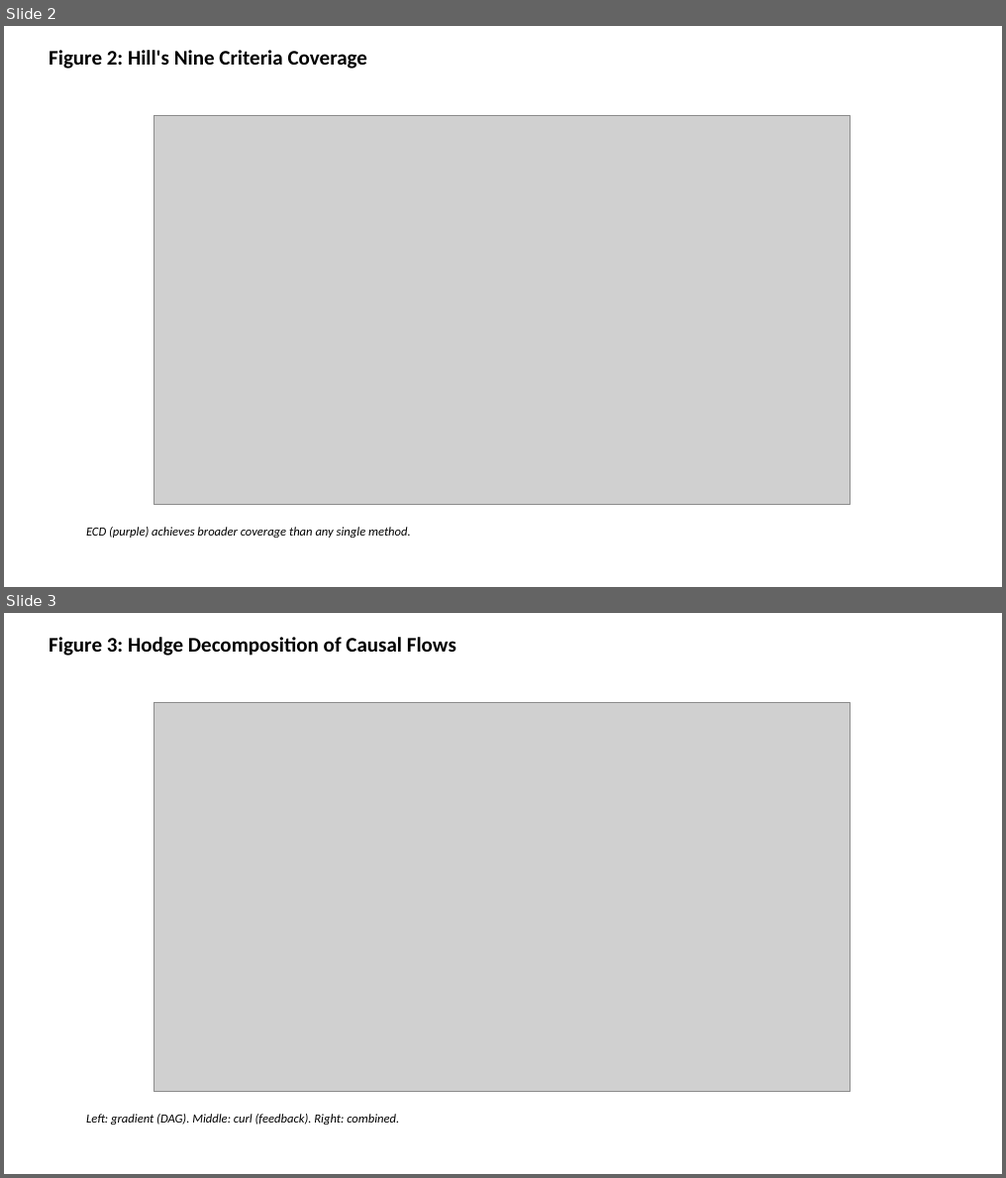
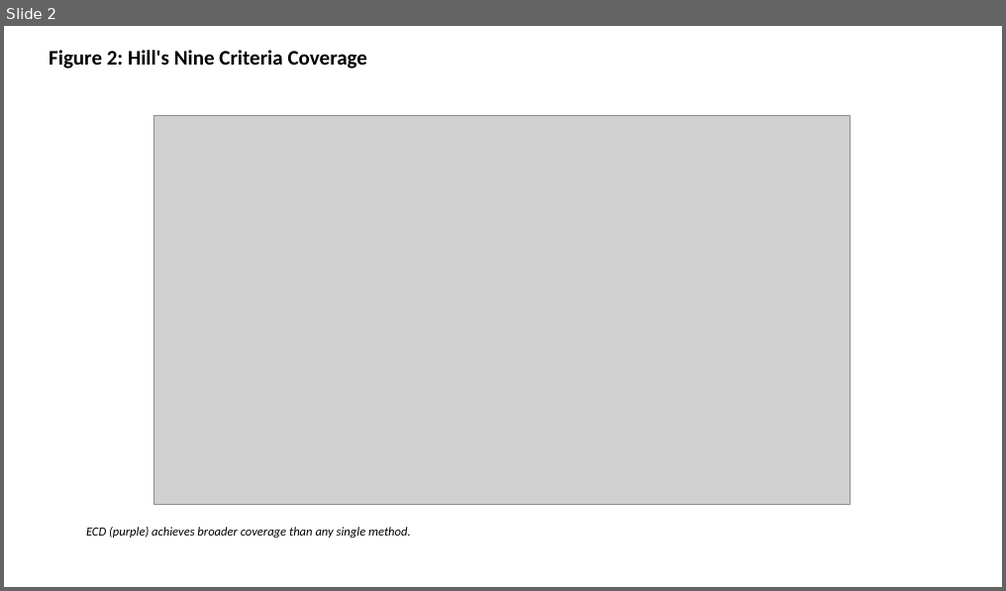
Before and after one commit to bougtoir/kotha-rct-decomposition, a slide deck: spectral-causality-a2-ecd/figures_a2_ecd.pptx. Shown one above the other, each under a label of ours: slides 2 and 3 before the commit, slide 2 after it. The pictures are 1006x1178 and 1006x591 pixels, drawn with LibreOffice and Linux fonts; fonts in the diff are those of the drawing; grey boxes stand for pictures. Boxes give left, top, right and bottom in pixels: in the first picture for what was removed or moved away, otherwise in the second. Text is boxed around its words. In the diff, an @@ line names an element or a change of style, - is before the commit and + after.

```diff
--- a/spectral-causality-a2-ecd/figures_a2_ecd.pptx
+++ b/spectral-causality-a2-ecd/figures_a2_ecd.pptx
@@ slide 3 removed at (4, 613, 1002, 1174), background #FFFFFF @@
@@ text removed at (49, 637, 456, 656) @@
-Figure 3: Hodge Decomposition of Causal Flows
@@ picture removed at (153, 703, 849, 1092) @@
@@ text removed at (86, 1114, 399, 1125) @@
-Left: gradient (DAG). Middle: curl (feedback). Right: combined.
```
Also in this commit, not shown: 3 slides changed, 1 other slide removed, 21 other files.
